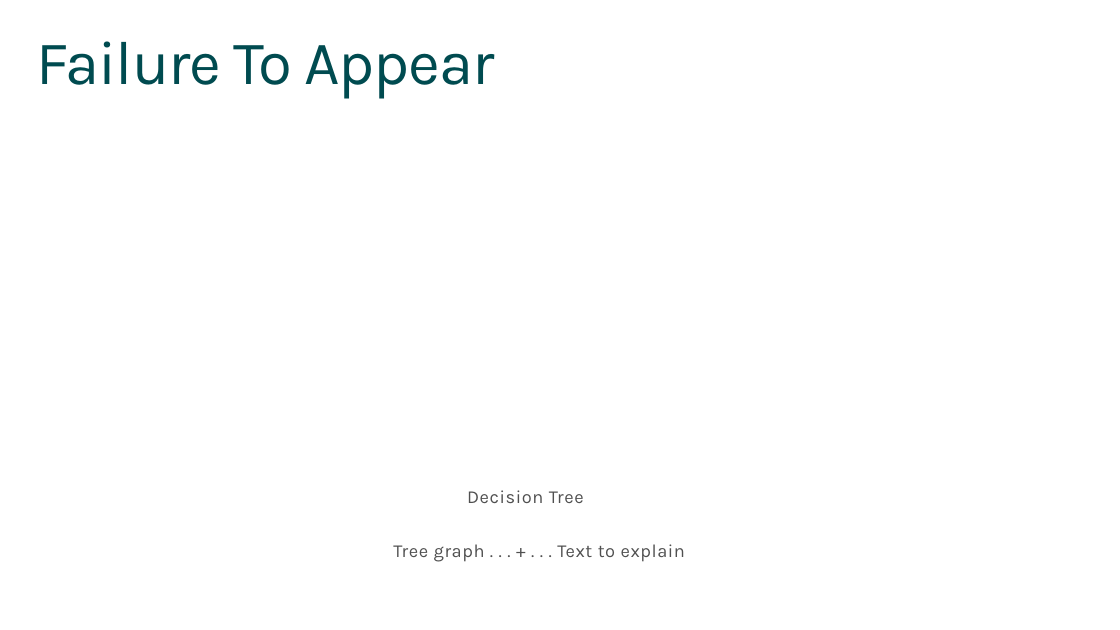
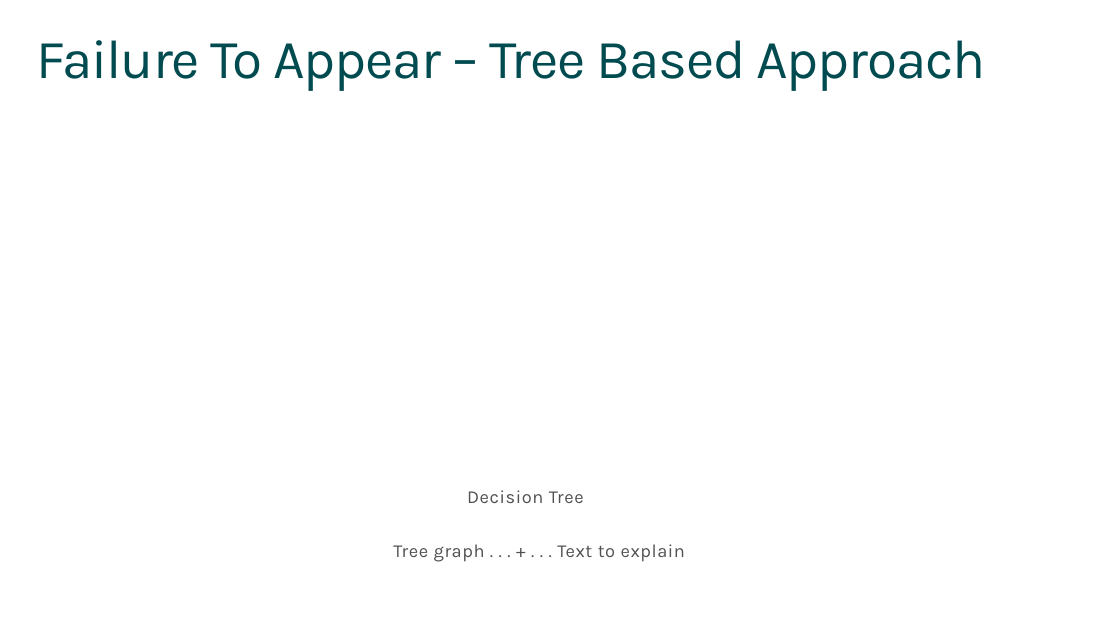
Before and after one commit to sourabh080892/capstone_KCL, a slide deck: slide 9 of code/Final Presentation v1.pptx. Drawn at 1120x630 pixels with LibreOffice and Linux fonts; fonts in the diff are those of the drawing. Boxes give left, top, right and bottom in pixels: in the first picture for what was removed or moved away, otherwise in the second. Text is boxed around its words. In the diff, an @@ line names an element or a change of style, - is before the commit and + after.

```diff
--- a/code/Final Presentation v1.pptx
+++ b/code/Final Presentation v1.pptx
@@ text at [36,40,986,91]: text changed; size 54 to 48 pt @@
-Failure To Appear
+Failure To Appear – Tree Based Approach
```
Also in this commit, not shown: 8 other slides changed, 2 slides added, 2 slides removed.
